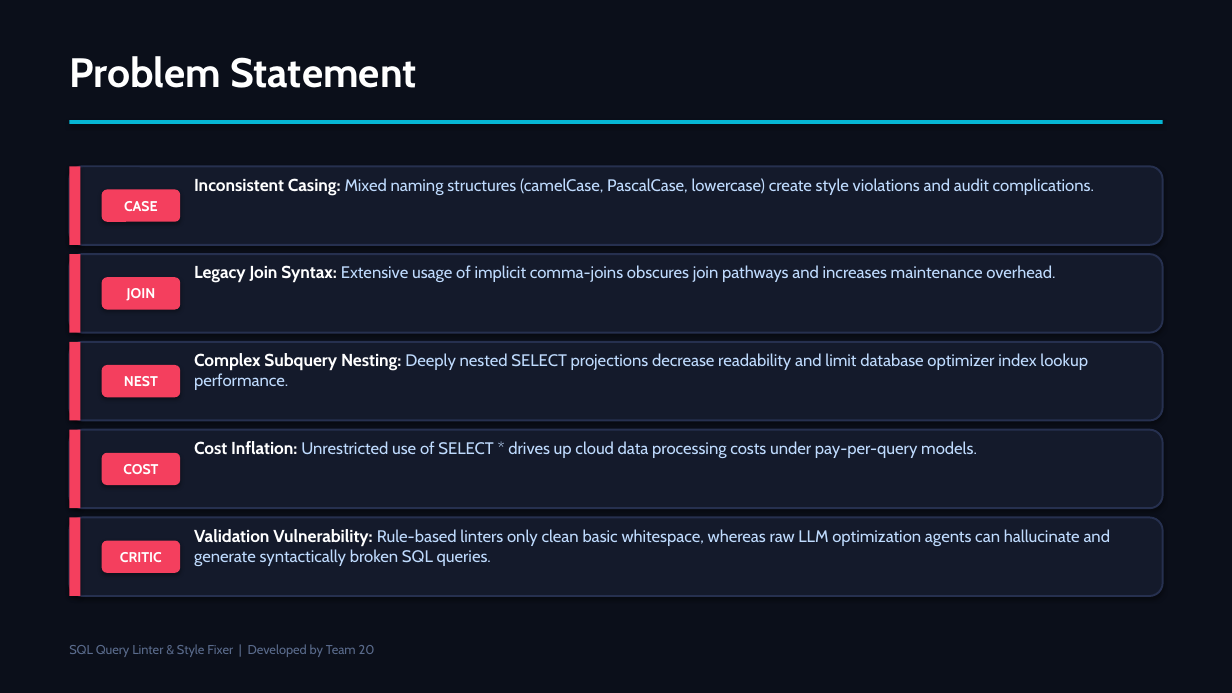
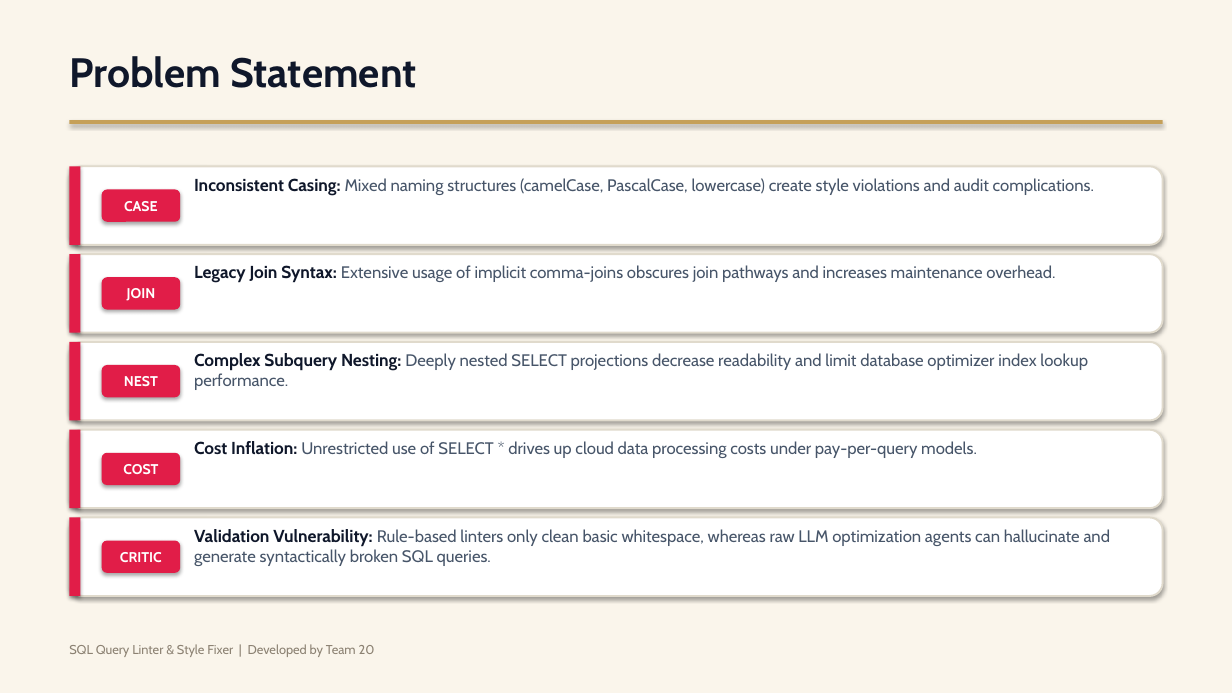
Before and after one commit to bharathpyla/sql-query-linter-style-fixer, a slide deck: slide 3 of Presentation.pptx. Drawn at 1232x693 pixels with LibreOffice and Linux fonts; fonts in the diff are those of the drawing. Boxes give left, top, right and bottom in pixels: in the first picture for what was removed or moved away, otherwise in the second. Text is boxed around its words. In the diff, an @@ line names an element or a change of style, - is before the commit and + after.

Commit message:
Update presentation Presentation.pptx with luxury Champagne Executive light theme

```diff
--- a/Presentation.pptx
+++ b/Presentation.pptx
@@ background #0B0F1A to #FAF5EB @@
@@ text "Problem Statement" at (69,56,416,88): text colour #FFFFFF to #0F172A @@
@@ rectangle at (69,120,1163,124): fill #06B6D4 to #C5A059 @@
@@ text "Inconsistent Casing: Mixed naming structures ..." at (194,178,1094,195): text colour #FFFFFF to #0F172A in "Inconsistent Casing:"; text colour #BFDBFE to #475569 in "Mixed naming structures (camelCase, PascalCase, lowercase) c ..." @@
@@ text "Legacy Join Syntax: Extensive usage ..." at (194,265,1055,283): text colour #FFFFFF to #0F172A in "Legacy Join Syntax:"; text colour #BFDBFE to #475569 in "Extensive usage of implicit comma-joins obscures join ..." @@
@@ text "Complex Subquery Nesting: Deeply nested ..." at (194,353,1088,390): text colour #FFFFFF to #0F172A in "Complex Subquery Nesting:"; text colour #BFDBFE to #475569 in "Deeply nested SELECT projections decrease readability and ..." @@
@@ text "Cost Inflation: Unrestricted use of ..." at (194,441,977,458): text colour #FFFFFF to #0F172A in "Cost Inflation:"; text colour #BFDBFE to #475569 in "Unrestricted use of SELECT * drives up ..." @@
@@ fill #F43F5E to #E11D48 in 10 elements at (102,189,180,222), (102,277,180,310), (102,365,180,397), (102,453,180,485), (102,541,180,573), (69,166,80,245), (69,254,80,333), (69,342,80,421), (69,430,80,508), (69,518,80,596) @@
@@ fill #141A2B to #FFFFFF; outline #26304F 1.5 pt to #E0DACC 1.5 pt in 5 elements at (69,166,1163,245), (69,254,1163,333), (69,342,1163,421), (69,430,1163,508), (69,518,1163,596) @@
@@ text "Validation Vulnerability: Rule-based linters only ..." at (194,529,1111,566): text colour #FFFFFF to #0F172A in "Validation Vulnerability:"; text colour #BFDBFE to #475569 in "Rule-based linters only clean basic whitespace, whereas ..." @@
@@ text "SQL Query Linter & Style ..." at (69,644,375,657): text colour #5A6B8C to #8C8273 @@
```
Also in this commit, not shown: 7 other slides changed.
